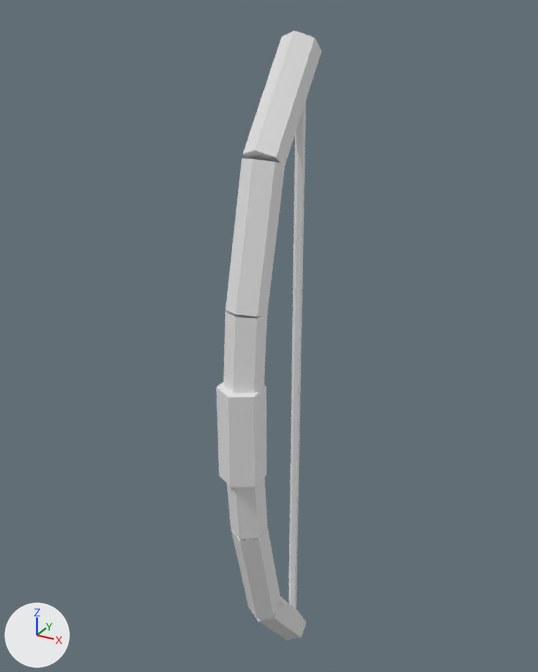
Renders of the Blender file tools/render/models/burgwacht/bow.blend from each side of a commit.
One viewpoint serves both versions: a 50 mm camera at (0.59, -1.084, 0.683) aimed at (-0.026, 0.035, 0.124). Every picture has the same lights, and +X, +Y and +Z are marked at lower left. The older version comes first.

Before the edit, the objects in view are built like this:
```python
ob_bogenholz = bpy.data.objects.new('Bogenholz', me_cylinder)
ob_bogenholz.location = (0.0, 0.035, -0.545)
ob_bogenholz.rotation_euler = (0.653, 0.0, 0.0)  # degrees (37, 0, 0)
ob_bogenholz_001 = bpy.data.objects.new('Bogenholz.001', me_cylinder_001)
ob_bogenholz_001.location = (0.0, -0.06, -0.34)
ob_bogenholz_001.rotation_euler = (0.245, 0.0, 0.0)  # degrees (14, 0, 0)
ob_bogenholz_002 = bpy.data.objects.new('Bogenholz.002', me_cylinder_002)
ob_bogenholz_002.location = (0.0, -0.1, -0.11)
ob_bogenholz_002.rotation_euler = (0.0907, 0.0, 0.0)  # degrees (5.2, 0, 0)
ob_bogenholz_003 = bpy.data.objects.new('Bogenholz.003', me_cylinder_003)
ob_bogenholz_003.location = (0.0, -0.1, 0.11)
ob_bogenholz_003.rotation_euler = (0.0907, 0.0, 3.142)  # degrees (5.2, 0, 180)
ob_bogenholz_004 = bpy.data.objects.new('Bogenholz.004', me_cylinder_004)
ob_bogenholz_004.location = (0.0, -0.06, 0.34)
ob_bogenholz_004.rotation_euler = (0.245, 0.0, 3.142)  # degrees (14, 0, 180)
ob_bogenholz_005 = bpy.data.objects.new('Bogenholz.005', me_cylinder_005)
ob_bogenholz_005.location = (0.0, 0.035, 0.545)
ob_bogenholz_005.rotation_euler = (0.653, 0.0, 3.142)  # degrees (37, 0, 180)
ob_griff = bpy.data.objects.new('Griff', me_cylinder_008)
ob_griff.location = (0.0, -0.11, 0.0)
ob_griff.rotation_euler = (0.0, 0.0, 3.142)  # degrees (0, 0, 180)
ob_sehne_oben = bpy.data.objects.new('Sehne_Oben', me_cylinder_007)
ob_sehne_oben.location = (0.0, 0.1, 0.315)
ob_sehne_oben.rotation_euler = (0.0, 0.0, 3.142)  # degrees (0, 0, 180)
ob_sehne_unten = bpy.data.objects.new('Sehne_Unten', me_cylinder_006)
ob_sehne_unten.location = (0.0, 0.1, -0.315)
ob_sehne_unten.rotation_euler = (0.0, 0.0, 3.142)  # degrees (0, 0, 180)
```
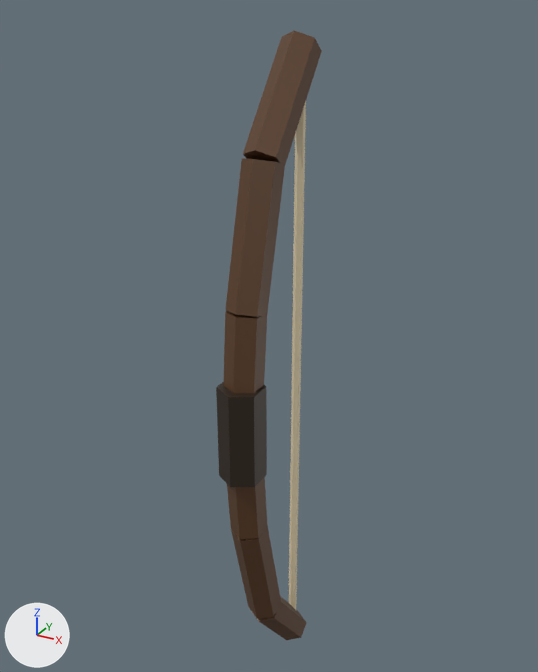
The change, as JSON lines over the scene's bpy script:
```json
{"op": "set", "path": "mat_bogenholz.base_color", "old": "(0.8, 0.8, 0.8)", "new": "(0.107, 0.047, 0.0174)", "note": "white #e7e7e7 -> brown #5c3d24"}
{"op": "set", "path": "mat_sehne_unten.base_color", "old": "(0.8, 0.8, 0.8)", "new": "(0.787, 0.674, 0.448)", "note": "white #e7e7e7 -> beige #e5d6b3"}
{"op": "set", "path": "mat_sehne_oben.base_color", "old": "(0.8, 0.8, 0.8)", "new": "(0.787, 0.674, 0.448)", "note": "white #e7e7e7 -> beige #e5d6b3"}
{"op": "set", "path": "mat_griff.base_color", "old": "(0.8, 0.8, 0.8)", "new": "(0.0272, 0.0153, 0.00719)", "note": "white #e7e7e7 -> brown #2e2114"}
```

Changed parts and their boxes [x1, y1, x2, y2] in the pictures (538 x 672 px):
```json
{"object": "Bogenholz.004", "change": "recoloured", "before": [226, 158, 285, 317], "after": [226, 158, 285, 317], "on screen": "white to brown"}
{"object": "Bogenholz.005", "change": "recoloured", "before": [243, 31, 322, 164], "after": [243, 31, 322, 164], "on screen": "white to brown"}
{"object": "Griff", "change": "recoloured", "before": [216, 382, 267, 487], "after": [216, 382, 267, 487], "on screen": "darker"}
{"object": "Bogenholz.003", "change": "recoloured", "before": [223, 311, 267, 393], "after": [223, 311, 267, 393], "on screen": "white to brown"}
{"object": "Bogenholz.001", "change": "recoloured", "before": [231, 527, 281, 618], "after": [231, 527, 281, 618], "on screen": "white to brown"}
{"object": "Sehne_Oben", "change": "recoloured", "before": [292, 102, 306, 386], "after": [292, 102, 306, 386], "on screen": "white to beige"}
{"object": "Bogenholz.002", "change": "recoloured", "before": [227, 477, 268, 539], "after": [227, 477, 268, 539], "on screen": "white to brown"}
{"object": "Sehne_Unten", "change": "recoloured", "before": [289, 384, 301, 610], "after": [289, 384, 301, 610], "on screen": "white to beige"}
{"object": "Bogenholz", "change": "recoloured", "before": [250, 596, 307, 640], "after": [250, 596, 307, 640], "on screen": "white to brown"}
```
